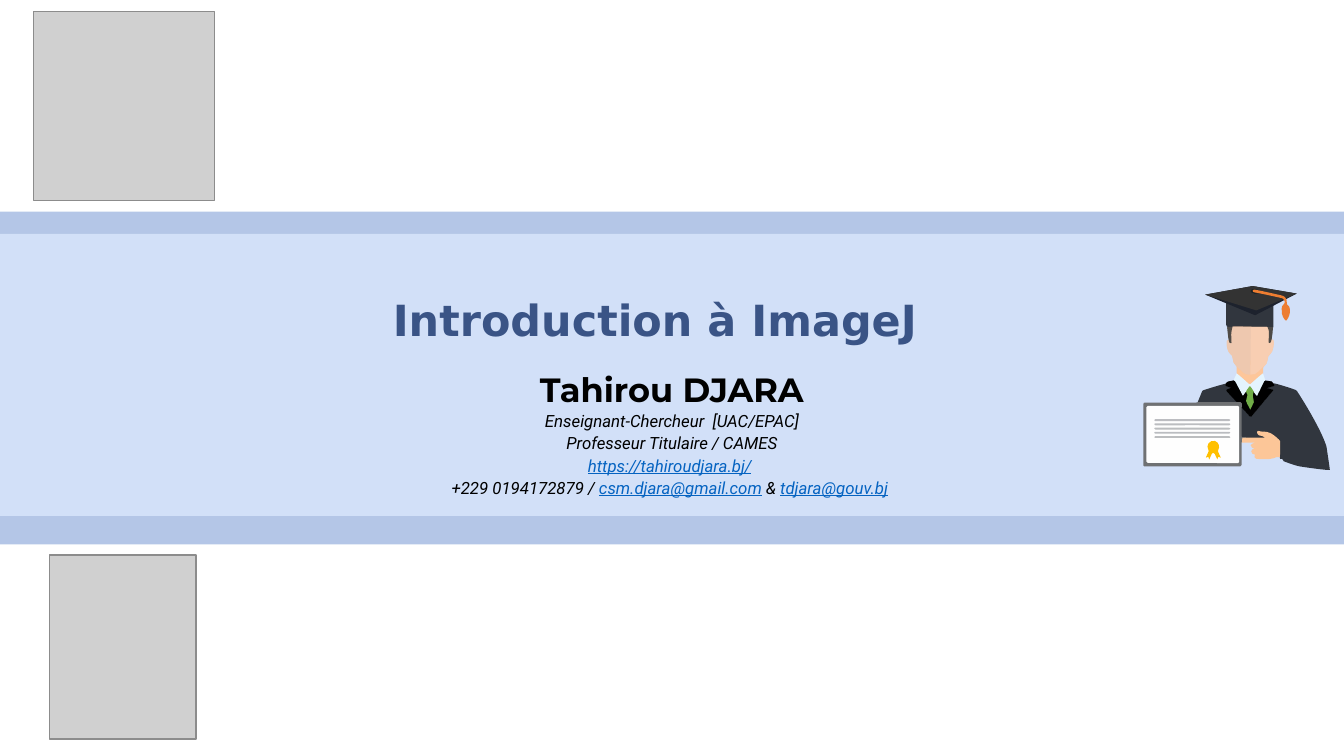
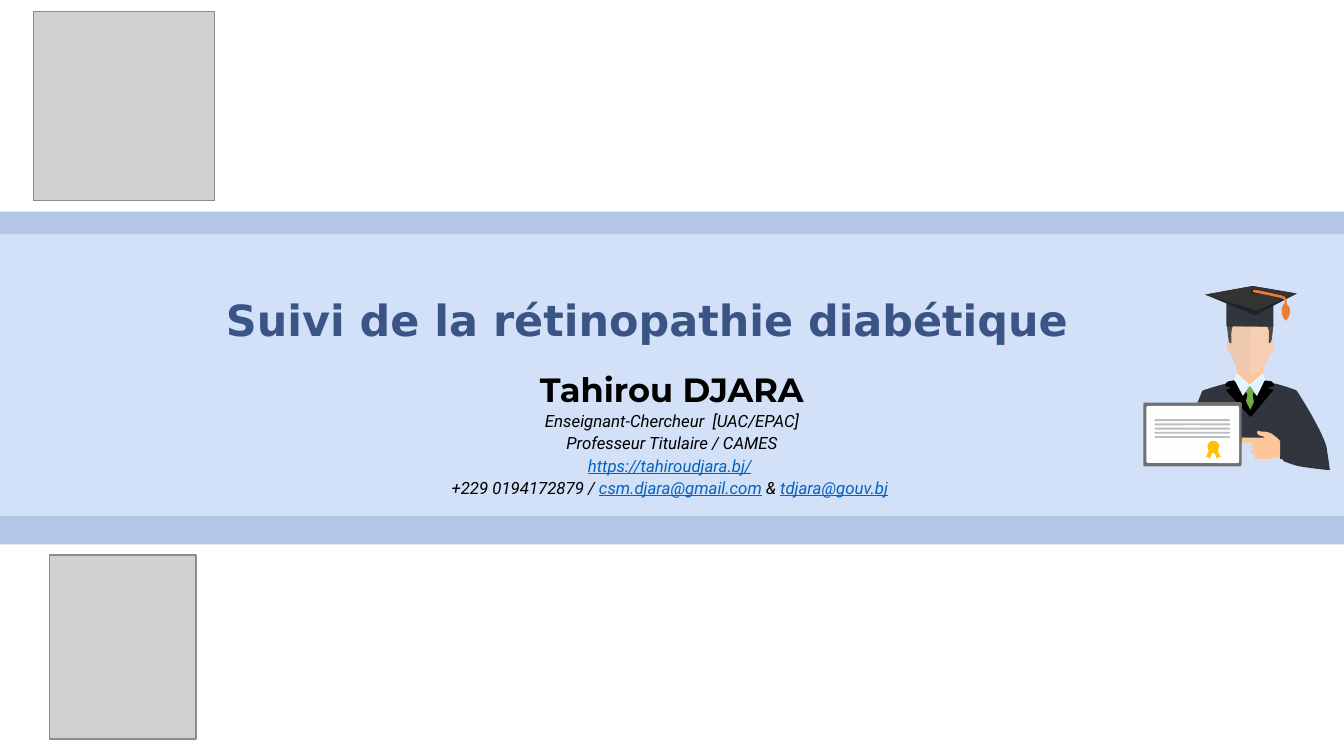
Before and after one commit to Powellfgn17/Diabetic-Retinopathy-Research, a slide deck: slide 1 of Docs/point d'avancement 1 groupe 2.pptx. Drawn at 1344x756 pixels with LibreOffice and Linux fonts; fonts in the diff are those of the drawing; grey boxes stand for pictures. Boxes give left, top, right and bottom in pixels: in the first picture for what was removed or moved away, otherwise in the second. Text is boxed around its words. In the diff, an @@ line names an element or a change of style, - is before the commit and + after.

```diff
--- a/Docs/point d'avancement 1 groupe 2.pptx
+++ b/Docs/point d'avancement 1 groupe 2.pptx
@@ text at (x1=226, y1=301, x2=1068, y2=345): text changed @@
-Introduction à ImageJ
+Suivi de la rétinopathie diabétique
```
Also in this commit, not shown: 14 other slides changed, 22 slides added, 21 slides removed, 1 other file.
